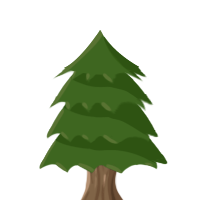
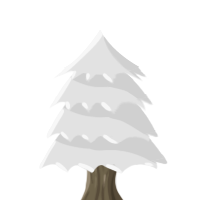
Two versions of the same layered image (w=200, h=200). Layer-by-layer changes:
added layer "Color Fill 1" (saturation) above "Curves 1" over [39, 30, 168, 200]
